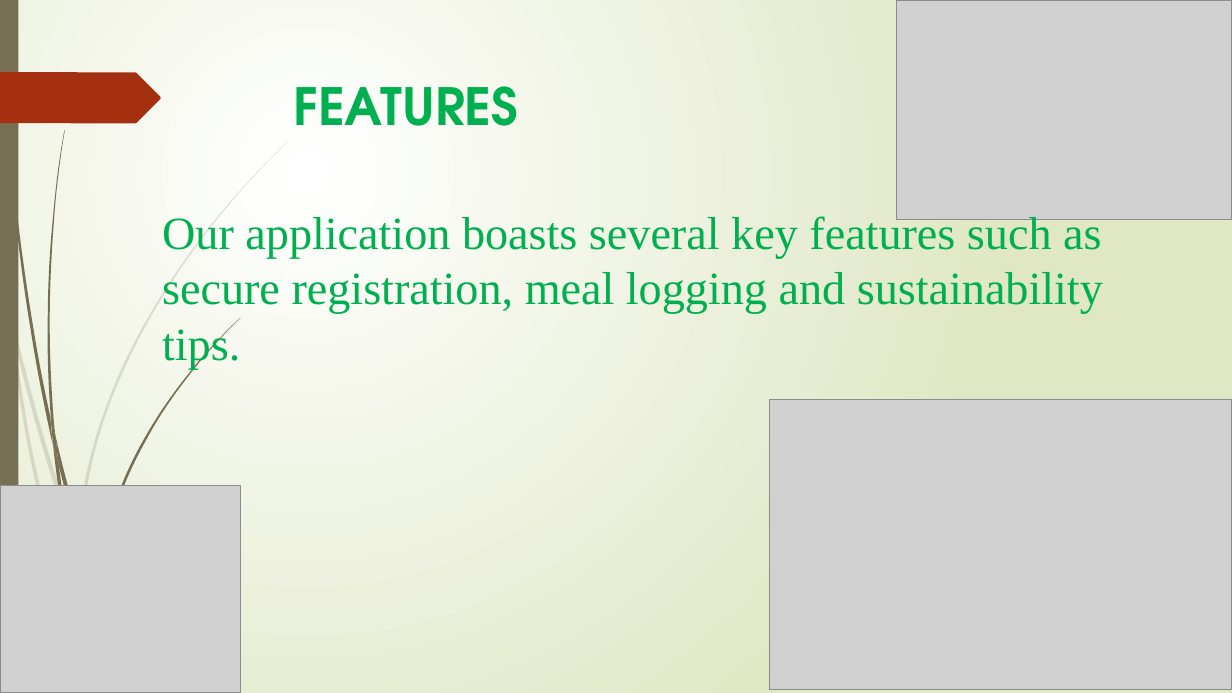
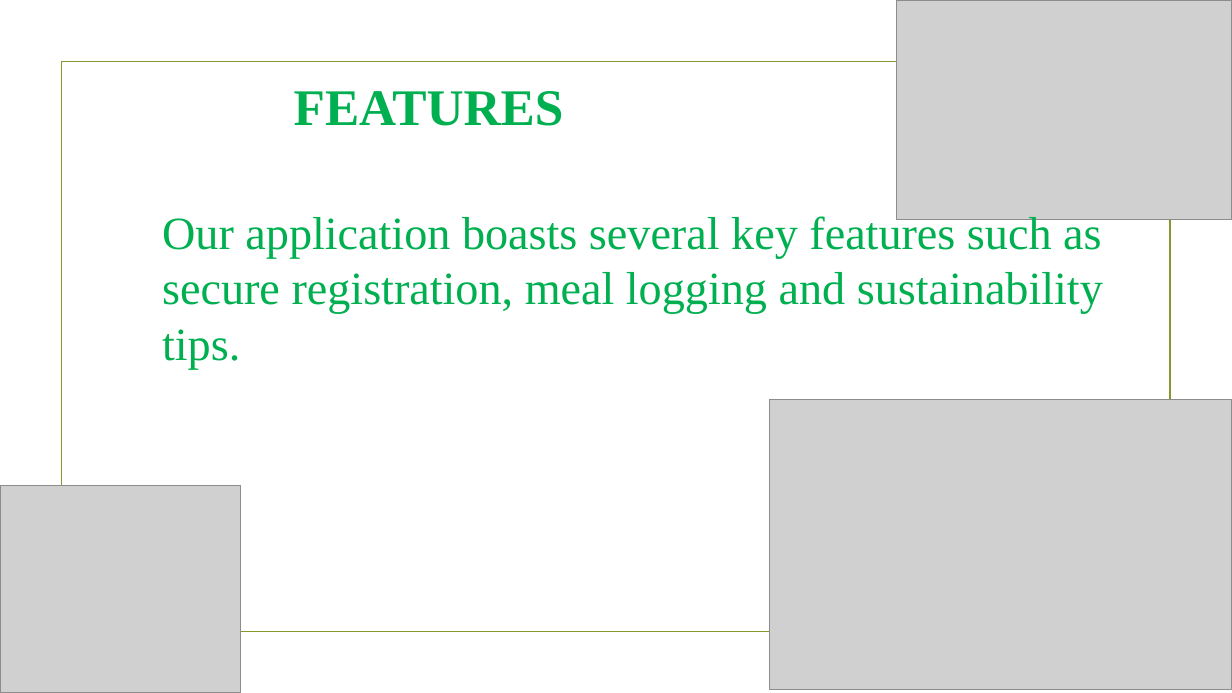
Before and after one commit to valary-esendi/project_pitch_decks, a slide deck: slide 4 of web pitch deck.pptx. Drawn at 1232x693 pixels with LibreOffice and Linux fonts; fonts in the diff are those of the drawing; grey boxes stand for pictures; background and template pictures are left out. Boxes give left, top, right and bottom in pixels: in the first picture for what was removed or moved away, otherwise in the second. Text is boxed around its words. In the diff, an @@ line names an element or a change of style, - is before the commit and + after.

```diff
--- a/web pitch deck.pptx
+++ b/web pitch deck.pptx
@@ background gradient #FFFFFF to #DFE8C4 to picture (left out) @@
@@ rectangle removed at (x1=0, y1=0, x2=18, y2=693) @@
@@ freeform shape removed at (x1=0, y1=72, x2=161, y2=123) @@
@@ rectangle added at (x1=61, y1=62, x2=1170, y2=632), outline #83992A 1.25 pt @@
@@ text "FEATURES" at (x1=294, y1=91, x2=564, y2=126): font TeX Gyre Adventor to Times New Roman @@
@@ group removed at (x1=0, y1=141, x2=288, y2=660): 4 freeform shapes @@
@@ group removed at (x1=3, y1=0, x2=240, y2=667): 6 freeform shapes @@
```
Also in this commit, not shown: 9 other slides changed.
